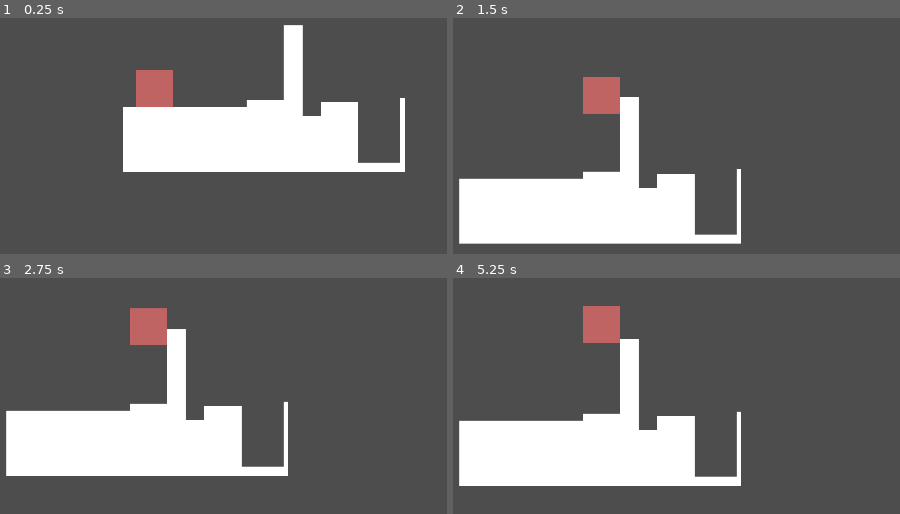
Above: before the commit, frames 1-4 (two rows, left to right).
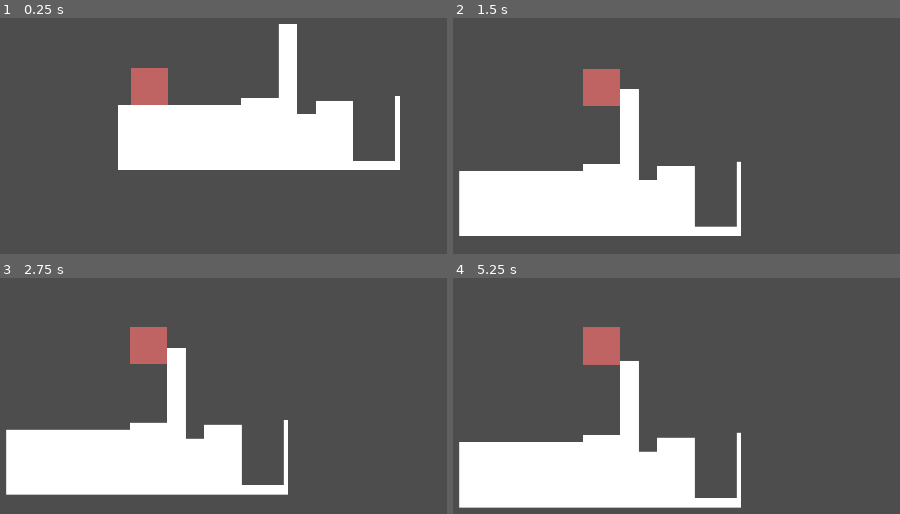
Above: after the commit, the same moments.

Repository: mk56-spn/Xanadu
Game: Godot game, scene res://Stages/TestStage.tscn
Same seed, same stepped clock (60 frames per second), same inputs: the game is played once before the commit and once after it. The project has no main scene, so this scene is started directly.
Inputs:
- Up to frame 1 (0.25 s): no input
- Up to frame 2 (1.5 s): hold D (main) 0.53-1.28 s; tap D (main) at 1.35 s
- Up to frame 3 (2.75 s): hold D (main) from 2.03 s (still down)
- Up to frame 4 (5.25 s): release D (main) at 2.78 s; tap D (main) at 2.85, 4.35 s; hold D (main) 3.53-4.28 s; hold D (main) from 5.03 s (still down)

The runs differ from the first frame. In frame 1, 3.7% of the frame differs, in the area x 26-91%, y 2-66%; in frame 2, 4.9%; in frame 3, 11%; in frame 4, 12%, in the area x 1-65%, y 11-98%.

Commit message:
Remove smoothing from the camera ( it would cause a jittery movement for the "core" when it was air-born, will likely return in a manual form at a later point )

Diff:
--- a/Stages/TestStage.tscn
+++ b/Stages/TestStage.tscn
@@ -21,6 +21,3 @@
 [node name="Camera" type="Camera2D" parent="."]
 position = Vector2(968, 592)
 zoom = Vector2(0.7, 0.7)
-limit_smoothed = true
-position_smoothing_enabled = true
-position_smoothing_speed = 10.0
